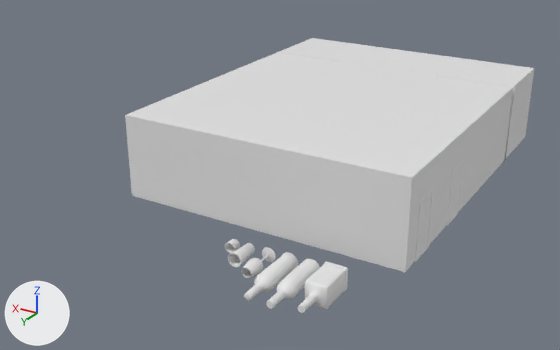
A saved change to the Blender file Assets/Scenes/meshes/blends/Chucklefucks.blend.
One viewpoint serves both versions: a camera (50 mm lens) standing at (-13.2, 28.9, 12.5) and looking at (1.1, 5.1, 0.6). Arrows for +X, +Y and +Z are at lower left; the lights stay in place.

Objects in the first picture: 'AlcoholBottle1', 'AlcoholBottle2', 'AlcoholBottle3', 'AlcoholGlass1', 'AlcoholGlass2', 'AlcoholGlass3', 'Room'.
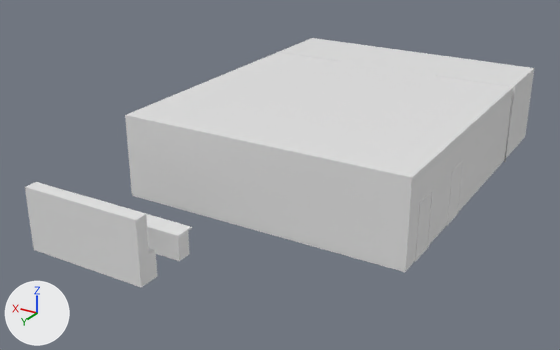
Where the newer file only moved an object's origin or applied its transform, the numbers keep the older frame.

Changed parts and their boxes [x1, y1, x2, y2] in the pictures (560 x 350 px; the box of a moved part takes in the faces that stretch with it):
'BarCabinet.003', added
    after: [25, 182, 157, 287]
'AlcoholBottle1', reshaped, moved, turned (not visible afterwards)
    before: [298, 261, 348, 313]
'Cube.004', added
    after: [90, 197, 192, 261]
'AlcoholBottle3', mesh turned (not visible afterwards)
    before: [244, 252, 298, 301]
'AlcoholBottle2', mesh turned (not visible afterwards)
    before: [266, 259, 320, 309]
'AlcoholGlass1', mesh turned (not visible afterwards)
    before: [241, 247, 276, 278]
'AlcoholGlass2', reshaped, moved, turned (not visible afterwards)
    before: [228, 243, 255, 267]
'AlcoholGlass3', reshaped, moved, turned (not visible afterwards)
    before: [225, 239, 240, 253]
part 5 of me_circle, moved or reshaped (not visible afterwards)
    before: [228, 243, 255, 267]
part 7 of me_circle_002, moved or reshaped (not visible afterwards)
    before: [225, 239, 240, 253]

Edits to the bpy script that builds the scene:
```text
Change me_cylinder:
    where me_cylinder.from_pydata(...)  # 610 vertices, 640 faces; spans x -0.32..0.32, y -0.32..0.32, z 0.0..2.54
    used by ob_alcoholbottle2; location = (-2.91, 9.82, -0.01); rotation_euler = (-1.571, 0.0, 0.0), in degrees (-90, 0, 0)
    me_cylinder part 2: the whole mesh is turned 90 degrees about the x axis through its middle and scaled by 0.325, then moved by (6.16, -1.34, -3.16)
Change me_plane_002:
    used by ob_alcoholbottle1; location = (-3.81, 9.82, -0.01); rotation_euler = (-1.571, 0.0, 0.0), in degrees (-90, 0, 0)
    remove me_plane_002.from_pydata(...)  # 290 vertices, 288 faces; spans x -0.4..0.4, y -0.4..0.4, z 0.0..2.27
    add me_plane_002.from_pydata(...)  # 274 vertices, 272 faces; spans x -0.13..0.13, y -0.13..0.13, z 0.0..0.74
    me_plane_002 part 1: 289 vertices removed from x -0.4..0.4, y -0.4..0.4, z 0.0..2.27; 273 vertices added at x -0.13..0.13, y -0.13..0.13, z 0.0..0.74
    add me_plane_002.materials.append(mat_bar)  # white #e7e7e7
    add me_plane_002.materials.append(mat_bartransparency)  # white #e7e7e7
Change me_cylinder_001:
    where me_cylinder_001.from_pydata(...)  # 418 vertices, 448 faces; spans x -0.32..0.32, y -0.32..0.32, z 0.0..2.53
    used by ob_alcoholbottle3; location = (-2.11, 9.82, -0.01); rotation_euler = (-1.571, 0.0, 0.0), in degrees (-90, 0, 0)
    me_cylinder_001 part 3: the whole mesh is turned 90 degrees about the x axis through its middle and scaled by 0.325, then moved by (5.62, -1.34, -3.16)
Change me_sphere:
    where me_sphere.from_pydata(...)  # 386 vertices, 400 faces; spans x -0.71..0.71, y -0.71..0.71, z 0.0..3.63
    used by ob_alcoholglass1; location = (-1.31, 9.82, -0.01); rotation_euler = (-1.571, 0.0, 0.0), in degrees (-90, 0, 0); scale = (0.374, 0.374, 0.374)
    me_sphere part 4: the whole mesh is turned 90 degrees about the x axis through its middle and scaled by 0.325, then moved by (13.58, -3.07, -6.88)
Change me_circle:
    used by ob_alcoholglass2; location = (-0.59, 9.82, 0.04); rotation_euler = (-1.571, 0.0, 0.0), in degrees (-90, 0, 0)
    remove me_circle.from_pydata(...)  # 146 vertices, 168 faces; spans x -0.256..0.256, y -0.256..0.256, z 0.0..0.956
    add me_circle.from_pydata(...)  # 122 vertices, 144 faces; spans x -0.083..0.083, y -0.083..0.083, z 0.0..0.31
    me_circle part 5: 145 vertices removed from x -0.256..0.256, y -0.256..0.256, z 0.0..0.956; 121 vertices added at x -0.083..0.083, y -0.083..0.083, z 0.0..0.31
    me_circle part 6: the surface is now shaded flat
    add me_circle.materials.append(mat_bartransparency)  # white #e7e7e7
Change me_circle_002:
    used by ob_alcoholglass3; location = (0.01, 9.82, 0.04); rotation_euler = (-1.571, 0.0, 0.0), in degrees (-90, 0, 0)
    remove me_circle_002.from_pydata(...)  # 146 vertices, 168 faces; spans x -0.187..0.187, y -0.187..0.187, z 0.0..0.356
    add me_circle_002.from_pydata(...)  # 122 vertices, 144 faces; spans x -0.061..0.061, y -0.061..0.061, z 0.0..0.116
    me_circle_002 part 7: 145 vertices removed from x -0.187..0.187, y -0.187..0.187, z 0.0..0.356; 121 vertices added at x -0.061..0.061, y -0.061..0.061, z 0.0..0.116
    me_circle_002 part 8: the surface is now shaded flat
    add me_circle_002.materials.append(mat_bartransparency)  # white #e7e7e7
Change ob_alcoholbottle1:
    ob_alcoholbottle1.location: (-3.81, 9.82, -0.01) -> (2.95, 7.92, 0.92)
    ob_alcoholbottle1.rotation_euler: (-1.571, 0.0, 0.0) -> (0.0, 0.0, -3.142)  # degrees (-90, 0, 0) -> degrees (0, 0, -180)
Change ob_alcoholglass2:
    ob_alcoholglass2.rotation_euler: (-1.571, 0.0, 0.0) -> (0.0, 0.0, 0.0)  # degrees (-90, 0, 0) -> degrees (0, 0, 0)
    ob_alcoholglass2.location: (-0.59, 9.82, 0.04) -> (4.0, 7.91, 0.92)
Change ob_alcoholglass3:
    ob_alcoholglass3.rotation_euler: (-1.571, 0.0, 0.0) -> (0.0, 0.0, 0.0)  # degrees (-90, 0, 0) -> degrees (0, 0, 0)
    ob_alcoholglass3.location: (0.01, 9.82, 0.04) -> (4.2, 7.91, 0.92)
Add ob_cube_004:
    ob_cube_004 = bpy.data.objects.new('Cube.004', me_cube_013)  # 98 vertices, 89 faces; spans x -4.63..0.0, y -0.7..1.18, z -1.28..0.57; modifiers BEVEL, MIRROR
    ob_cube_004.location = (3.25, 11.21, 0.64)
    ob_cube_004.scale = (0.5, 0.4, 0.5)
Add ob_barcabinet_003:
    ob_barcabinet_003 = bpy.data.objects.new('BarCabinet.003', me_cube_010)  # 261 vertices, 235 faces; spans x -9.0..-4.0, y -0.69..1.0, z 0.0..4.95; modifiers BEVEL, MIRROR
    ob_barcabinet_003.location = (5.09, 13.1, 0.0)
    ob_barcabinet_003.scale = (0.462, 0.462, 0.462)
Add ob_barmirrorempty_001:
    ob_barmirrorempty_001 = bpy.data.objects.new('BarMirrorEmpty.001', None)
    ob_barmirrorempty_001.location = (3.24, 13.49, 1.395)
```
